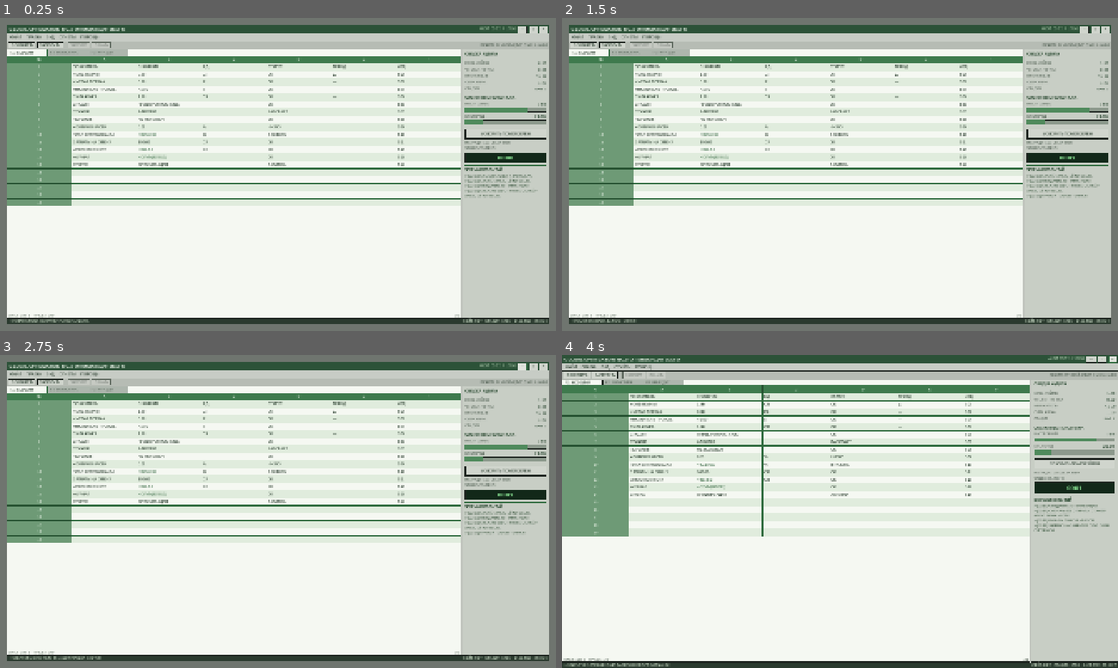
Above: before the commit, frames 1-4 (two rows, left to right).
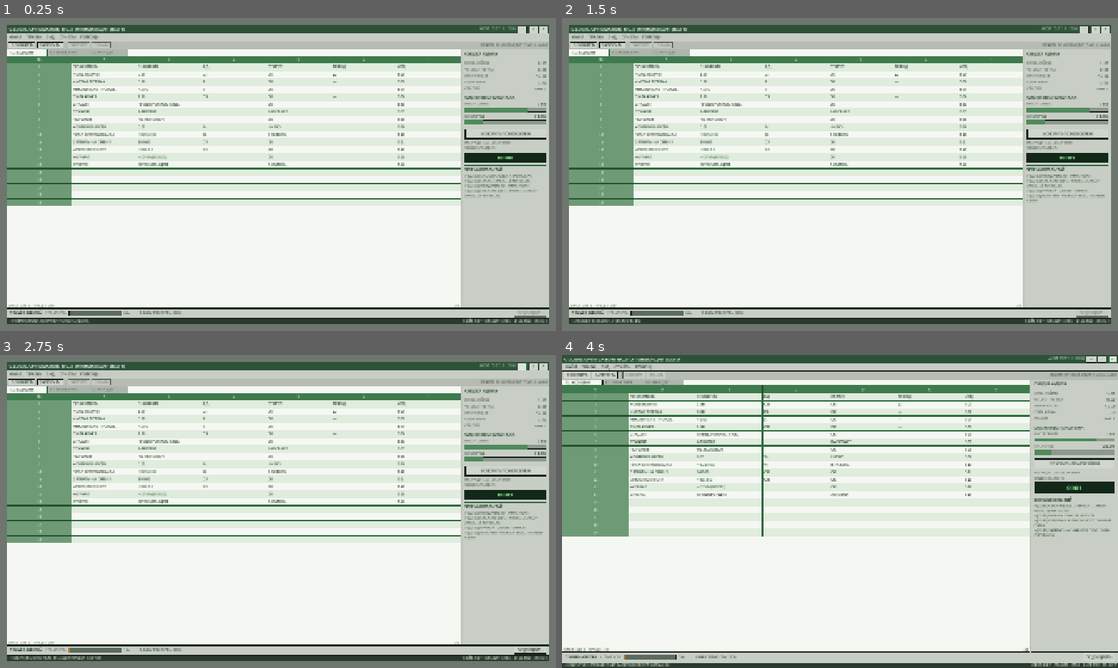
Above: after the commit, the same moments.

Repository: idlersgenii/Global-Optimization-Inc
Game: Godot game, scene res://scenes/MainDashboard.tscn
Same seed, same stepped clock (60 frames per second), same inputs: the game is played once before the commit and once after it.
Inputs (mouse positions are in pixels of both pictures, inside the frame that each line leads up to):
- Up to frame 1 (0.25 s): no input
- Up to frame 2 (1.5 s): click "УСКОРИТЬ ПОМОЛ ЗЁРЕН" at 0.5 s; click (1090, 312) at 1.25 s, where only the run after the commit has a clickable "ПОДБОДРИТЬ"
- Up to frame 3 (2.75 s): click "—" at 2 s
- Up to frame 4 (4 s): click "□" at 2.75 s; click "×" at 3.5 s

The runs differ from the first frame. In frame 1, 2.9% of the frame differs, in the area x 1-99%, y 91-96%; in frame 2, 3.2%; in frame 3, 3.2%; in frame 4, 3.8%, in the area x 0-100%, y 47-99%.

Commit message:
feat: add intern fatigue meter and cheer mechanic

Diff:
--- a/assets/themes/spreadsheet_theme.tres
+++ b/assets/themes/spreadsheet_theme.tres
@@ -253,6 +253,33 @@
 border_width_right = 1
 border_width_bottom = 1
 border_color = Color(0.114, 0.141, 0.122, 1)
+
+[sub_resource type="StyleBoxFlat" id="StyleBoxFlat_fatigue_panel"]
+content_margin_left = 10.0
+content_margin_top = 4.0
+content_margin_right = 10.0
+content_margin_bottom = 4.0
+bg_color = Color(0.784, 0.808, 0.773, 1)
+border_width_top = 1
+border_color = Color(0.114, 0.141, 0.122, 1)
+
+[sub_resource type="StyleBoxFlat" id="StyleBoxFlat_fatigue_bg"]
+content_margin_left = 1.0
+content_margin_top = 1.0
+content_margin_right = 1.0
+content_margin_bottom = 1.0
+bg_color = Color(0.361, 0.42, 0.373, 1)
+border_width_left = 1
+border_width_top = 1
+border_width_right = 1
+border_width_bottom = 1
+border_color = Color(0.114, 0.141, 0.122, 1)
+
+[sub_resource type="StyleBoxFlat" id="StyleBoxFlat_fatigue_fill"]
+bg_color = Color(0.722, 0.478, 0.161, 1)
+
+[sub_resource type="StyleBoxFlat" id="StyleBoxFlat_fatigue_fill_critical"]
+bg_color = Color(0.659, 0.161, 0.098, 1)
 
 [resource]
 default_font = ExtResource("1_font")
@@ -280,6 +307,21 @@
 CounterLabel/fonts/font = ExtResource("2_font_bold")
 CounterPanel/base_type = &"PanelContainer"
 CounterPanel/styles/panel = SubResource("StyleBoxFlat_counter")
+FatigueBar/base_type = &"ProgressBar"
+FatigueBar/styles/background = SubResource("StyleBoxFlat_fatigue_bg")
+FatigueBar/styles/fill = SubResource("StyleBoxFlat_fatigue_fill")
+FatigueBarCritical/base_type = &"ProgressBar"
+FatigueBarCritical/styles/background = SubResource("StyleBoxFlat_fatigue_bg")
+FatigueBarCritical/styles/fill = SubResource("StyleBoxFlat_fatigue_fill_critical")
+FatigueCaption/base_type = &"Label"
+FatigueCaption/colors/font_color = Color(0.08, 0.18, 0.1, 1)
+FatigueCaption/font_sizes/font_size = 12
+FatigueCaption/fonts/font = ExtResource("2_font_bold")
+FatigueLabel/base_type = &"Label"
+FatigueLabel/colors/font_color = Color(0.09, 0.2, 0.11, 1)
+FatigueLabel/font_sizes/font_size = 12
+FatiguePanel/base_type = &"PanelContainer"
+FatiguePanel/styles/panel = SubResource("StyleBoxFlat_fatigue_panel")
 FormulaLabel/base_type = &"Label"
 FormulaLabel/colors/font_color = Color(0.15, 0.36, 0.2, 1)
 FormulaLabel/font_sizes/font_size = 13
@@ -361,6 +403,10 @@
 ValueLabel/base_type = &"Label"
 ValueLabel/colors/font_color = Color(0.06, 0.18, 0.09, 1)
 ValueLabel/font_sizes/font_size = 14
+WarningLabel/base_type = &"Label"
+WarningLabel/colors/font_color = Color(0.62, 0.12, 0.07, 1)
+WarningLabel/font_sizes/font_size = 12
+WarningLabel/fonts/font = ExtResource("2_font_bold")
 WindowButton/base_type = &"Button"
 WindowButton/font_sizes/font_size = 12
 WindowPanel/base_type = &"PanelContainer"
--- a/autoload/game_state.gd
+++ b/autoload/game_state.gd
@@ -12,6 +12,11 @@
 const SAVE_VERSION: int = 1
 const DEFAULT_SAVE_SLOT: StringName = &"default"
 
+const FATIGUE_MAX: float = 100.0
+const FATIGUE_PER_TICK: float = 1.0
+const CHEER_RECOVERY: float = 35.0
+const EXHAUSTED_EFFICIENCY: float = 0.5
+
 ## Fiat credits, called "coffee coins" in the game.
 var coffee_coins: float = 0.0
 ## Cups brewed by manual clicks, shown on the dashboard counter.
@@ -25,6 +30,10 @@
 
 ## One of the values in SignalBus.GameScale.
 var current_stage: int = SignalBus.GameScale.CAFE
+
+## Intern Alexey: fatigue fills over time; at 100 % his efficiency halves.
+var intern_fatigue: float = 0.0
+var intern_efficiency: float = 1.0
 
 # --- Coffee coins ----------------------------------------------------------
 
@@ -67,7 +76,7 @@
 ## increments the cup counter and broadcasts the result through SignalBus.
 ## Returns the reward so the UI can show floating feedback.
 func grind_coffee() -> float:
-	var reward := maxf(click_multiplier, 0.0)
+	var reward := maxf(click_multiplier * intern_efficiency, 0.0)
 	if reward <= 0.0:
 		return 0.0
 
@@ -78,6 +87,38 @@
 	SignalBus.coffee_cups_changed.emit(coffee_cups)
 	_emit_coffee_changed()
 	return reward
+
+# --- Intern fatigue --------------------------------------------------------
+
+## Advances Alexey's fatigue. Crossing 100 % halves his efficiency and fires
+## a one-shot exhaustion event for UI feedback.
+func add_fatigue(amount: float) -> void:
+	if amount <= 0.0:
+		return
+
+	var was_exhausted := intern_efficiency < 1.0
+	intern_fatigue = clampf(intern_fatigue + amount, 0.0, FATIGUE_MAX)
+	SignalBus.fatigue_changed.emit(intern_fatigue)
+
+	if intern_fatigue >= FATIGUE_MAX and not was_exhausted:
+		intern_efficiency = EXHAUSTED_EFFICIENCY
+		SignalBus.intern_efficiency_changed.emit(intern_efficiency)
+		SignalBus.intern_exhausted.emit()
+
+
+## Manual intervention: "Подбодрить" recovers fatigue and restores efficiency.
+func cheer_up_intern() -> void:
+	var previous_fatigue := intern_fatigue
+	intern_fatigue = maxf(intern_fatigue - CHEER_RECOVERY, 0.0)
+	var recovery := previous_fatigue - intern_fatigue
+	if recovery <= 0.0:
+		return
+
+	SignalBus.fatigue_changed.emit(intern_fatigue)
+	if intern_efficiency < 1.0:
+		intern_efficiency = 1.0
+		SignalBus.intern_efficiency_changed.emit(intern_efficiency)
+	SignalBus.intern_cheered.emit(recovery)
 
 # --- Pure logic points -----------------------------------------------------
 
@@ -236,6 +277,8 @@
 		"metaverse_shares": metaverse_shares,
 		"production_multiplier": production_multiplier,
 		"click_multiplier": click_multiplier,
+		"intern_fatigue": intern_fatigue,
+		"intern_efficiency": intern_efficiency,
 		"current_stage": current_stage,
 	}
 
@@ -254,6 +297,8 @@
 	metaverse_shares = maxf(float(data.get("metaverse_shares", 0.0)), 0.0)
 	production_multiplier = maxf(float(data.get("production_multiplier", 1.0)), 0.0)
 	click_multiplier = maxf(float(data.get("click_multiplier", 1.0)), 0.0)
+	intern_fatigue = clampf(float(data.get("intern_fatigue", 0.0)), 0.0, FATIGUE_MAX)
+	intern_efficiency = EXHAUSTED_EFFICIENCY if intern_fatigue >= FATIGUE_MAX else 1.0
 	current_stage = clampi(
 		int(data.get("current_stage", SignalBus.GameScale.CAFE)),
 		SignalBus.GameScale.CAFE,
@@ -271,6 +316,8 @@
 	metaverse_shares = 0.0
 	production_multiplier = 1.0
 	click_multiplier = 1.0
+	intern_fatigue = 0.0
+	intern_efficiency = 1.0
 	current_stage = SignalBus.GameScale.CAFE
 
 	_emit_all_changes()
@@ -284,4 +331,6 @@
 	_emit_metaverse_shares_changed()
 	SignalBus.production_multiplier_changed.emit(production_multiplier)
 	SignalBus.click_multiplier_changed.emit(click_multiplier)
+	SignalBus.fatigue_changed.emit(intern_fatigue)
+	SignalBus.intern_efficiency_changed.emit(intern_efficiency)
 	SignalBus.scale_changed.emit(current_stage)
--- a/autoload/signal_bus.gd
+++ b/autoload/signal_bus.gd
@@ -41,6 +41,10 @@
 signal click_power_changed(new_power: float)
 signal production_multiplier_changed(new_multiplier: float)
 signal click_multiplier_changed(new_multiplier: float)
+signal fatigue_changed(new_value: float)
+signal intern_efficiency_changed(new_efficiency: float)
+signal intern_exhausted()
+signal intern_cheered(recovery: float)
 signal employee_hired(employee_id: StringName)
 signal employee_fired(employee_id: StringName)
 signal employee_state_changed(employee_id: StringName, state: StringName)
--- /dev/null
+++ b/scenes/FatigueComponent.tscn
@@ -0,0 +1,77 @@
+[gd_scene load_steps=3 format=3]
+
+[ext_resource type="Script" path="res://scripts/fatigue_component.gd" id="1_script"]
+[ext_resource type="Texture2D" path="res://assets/icons/fatigue_warning.png" id="2_warning"]
+
+[node name="FatigueComponent" type="PanelContainer"]
+theme_type_variation = &"FatiguePanel"
+script = ExtResource("1_script")
+
+[node name="Layout" type="HBoxContainer" parent="."]
+layout_mode = 2
+theme_override_constants/separation = 10
+
+[node name="InternCaption" type="Label" parent="Layout"]
+layout_mode = 2
+theme_type_variation = &"FatigueCaption"
+text = "СТАЖЁР АЛЕКСЕЙ"
+
+[node name="FatigueCaption" type="Label" parent="Layout"]
+layout_mode = 2
+theme_type_variation = &"MutedLabel"
+text = "УСТАЛОСТЬ"
+
+[node name="FatigueBar" type="ProgressBar" parent="Layout"]
+unique_name_in_owner = true
+custom_minimum_size = Vector2(180, 16)
+layout_mode = 2
+size_flags_vertical = 4
+max_value = 100.0
+show_percentage = false
+theme_type_variation = &"FatigueBar"
+
+[node name="FatiguePercent" type="Label" parent="Layout"]
+unique_name_in_owner = true
+custom_minimum_size = Vector2(44, 0)
+layout_mode = 2
+theme_type_variation = &"FatigueLabel"
+text = "0%"
+
+[node name="EfficiencyLabel" type="Label" parent="Layout"]
+unique_name_in_owner = true
+layout_mode = 2
+theme_type_variation = &"FatigueLabel"
+text = "ЭФФЕКТИВНОСТЬ: 100%"
+
+[node name="Spacer" type="Control" parent="Layout"]
+layout_mode = 2
+size_flags_horizontal = 3
+
+[node name="WarningIcon" type="TextureRect" parent="Layout"]
+unique_name_in_owner = true
+visible = false
+custom_minimum_size = Vector2(22, 22)
+layout_mode = 2
+texture = ExtResource("2_warning")
+expand_mode = 1
+stretch_mode = 5
+
+[node name="WarningLabel" type="Label" parent="Layout"]
+unique_name_in_owner = true
+visible = false
+layout_mode = 2
+theme_type_variation = &"WarningLabel"
+text = "ПЕРЕУТОМЛЕНИЕ"
+
+[node name="CheerButton" type="Button" parent="Layout"]
+unique_name_in_owner = true
+custom_minimum_size = Vector2(0, 26)
+layout_mode = 2
+focus_mode = 0
+tooltip_text = "Снизить усталость Алексея на 35%"
+text = "ПОДБОДРИТЬ"
+
+[node name="FatigueTimer" type="Timer" parent="."]
+unique_name_in_owner = true
+wait_time = 1.0
+autostart = true
--- a/scenes/MainDashboard.tscn
+++ b/scenes/MainDashboard.tscn
@@ -2,6 +2,7 @@
 
 [ext_resource type="Script" uid="uid://cwohs1f05l3w2" path="res://scripts/main_dashboard.gd" id="1_script"]
 [ext_resource type="Theme" path="res://assets/themes/spreadsheet_theme.tres" id="2_theme"]
+[ext_resource type="PackedScene" path="res://scenes/FatigueComponent.tscn" id="3_fatigue"]
 
 [node name="MainDashboard" type="Control" unique_id=1658704504]
 layout_mode = 3
@@ -477,6 +478,9 @@
 text = "> ОЖИДАНИЕ СОБЫТИЙ..."
 autowrap_mode = 3
 
+[node name="FatigueComponent" parent="WindowMargin/WindowFrame/WindowLayout" instance=ExtResource("3_fatigue")]
+layout_mode = 2
+
 [node name="StatusBar" type="PanelContainer" parent="WindowMargin/WindowFrame/WindowLayout" unique_id=263621505]
 layout_mode = 2
 theme_type_variation = &"StatusPanel"
--- /dev/null
+++ b/scripts/fatigue_component.gd
@@ -0,0 +1,96 @@
+extends PanelContainer
+## Fatigue / productivity meter for intern Alexey.
+##
+## The component owns only presentation and the one-second Timer. Fatigue
+## mutations live in GameState and come back through SignalBus, so the UI
+## never polls game state directly.
+
+@onready var _fatigue_bar: ProgressBar = %FatigueBar
+@onready var _fatigue_percent: Label = %FatiguePercent
+@onready var _efficiency_label: Label = %EfficiencyLabel
+@onready var _warning_icon: TextureRect = %WarningIcon
+@onready var _warning_label: Label = %WarningLabel
+@onready var _cheer_button: Button = %CheerButton
+@onready var _fatigue_timer: Timer = %FatigueTimer
+
+var _warning_tween: Tween
+
+
+func _ready() -> void:
+	SignalBus.fatigue_changed.connect(_on_fatigue_changed)
+	SignalBus.intern_efficiency_changed.connect(_on_efficiency_changed)
+	SignalBus.intern_exhausted.connect(_on_intern_exhausted)
+	SignalBus.game_loaded.connect(_on_game_loaded)
+	SignalBus.game_reset.connect(_on_game_reset)
+	_cheer_button.pressed.connect(_on_cheer_pressed)
+	_fatigue_timer.timeout.connect(_on_fatigue_timer_timeout)
+	_refresh_from_state()
+
+
+func _on_fatigue_timer_timeout() -> void:
+	GameState.add_fatigue(GameState.FATIGUE_PER_TICK)
+
+
+func _on_cheer_pressed() -> void:
+	GameState.cheer_up_intern()
+
+
+func _on_fatigue_changed(new_value: float) -> void:
+	_fatigue_bar.value = new_value
+	_fatigue_percent.text = "%d%%" % int(roundf(new_value))
+	_apply_warning_state(new_value)
+
+
+func _on_efficiency_changed(new_efficiency: float) -> void:
+	_efficiency_label.text = "ЭФФЕКТИВНОСТЬ: %d%%" % int(roundf(new_efficiency * 100.0))
+
+
+func _on_intern_exhausted() -> void:
+	_start_warning_blink()
+
+
+func _on_game_loaded(_slot: StringName) -> void:
+	_refresh_from_state()
+
+
+func _on_game_reset() -> void:
+	_refresh_from_state()
+
+
+func _refresh_from_state() -> void:
+	_fatigue_bar.value = GameState.intern_fatigue
+	_fatigue_percent.text = "%d%%" % int(roundf(GameState.intern_fatigue))
+	_efficiency_label.text = "ЭФФЕКТИВНОСТЬ: %d%%" % int(
+		roundf(GameState.intern_efficiency * 100.0)
+	)
+	_apply_warning_state(GameState.intern_fatigue)
+
+
+func _apply_warning_state(fatigue: float) -> void:
+	var exhausted := fatigue >= GameState.FATIGUE_MAX
+	_warning_icon.visible = exhausted
+	_warning_label.visible = exhausted
+	_fatigue_bar.theme_type_variation = &"FatigueBarCritical" if exhausted else &"FatigueBar"
+	_cheer_button.disabled = fatigue <= 0.0
+
+	if exhausted:
+		_start_warning_blink()
+	else:
+		_stop_warning_blink()
+
+
+func _start_warning_blink() -> void:
+	if _warning_tween != null and _warning_tween.is_valid():
+		return
+
+	_warning_icon.modulate.a = 1.0
+	_warning_tween = create_tween().set_loops()
+	_warning_tween.tween_property(_warning_icon, "modulate:a", 0.35, 0.45)
+	_warning_tween.tween_property(_warning_icon, "modulate:a", 1.0, 0.45)
+
+
+func _stop_warning_blink() -> void:
+	if _warning_tween != null and _warning_tween.is_valid():
+		_warning_tween.kill()
+	_warning_tween = null
+	_warning_icon.modulate.a = 1.0
--- a/scripts/main_dashboard.gd
+++ b/scripts/main_dashboard.gd
@@ -100,6 +100,9 @@
 	SignalBus.pure_logic_changed.connect(_on_balance_changed)
 	SignalBus.production_multiplier_changed.connect(_on_multiplier_changed)
 	SignalBus.click_multiplier_changed.connect(_on_multiplier_changed)
+	SignalBus.intern_efficiency_changed.connect(_on_multiplier_changed)
+	SignalBus.intern_exhausted.connect(_on_intern_exhausted)
+	SignalBus.intern_cheered.connect(_on_intern_cheered)
 	SignalBus.scale_changed.connect(_on_stage_changed)
 	SignalBus.game_saved.connect(_on_game_saved)
 	SignalBus.game_loaded.connect(_on_game_loaded)
@@ -260,11 +263,12 @@
 	_coffee_value.text = _format_number(GameState.coffee_coins)
 	_logic_value.text = _format_number(GameState.pure_logic_points)
 	_multiplier_value.text = "×%.2f" % GameState.production_multiplier
-	_click_value.text = _format_number(GameState.click_multiplier)
 	_stage_value.text = _stage_short_name(GameState.current_stage)
 
-	_grind_hint.text = "НАГРАДА: %s CR ЗА КЛИК" % _format_number(GameState.click_multiplier)
-	_grind_button.tooltip_text = "Ручной клик: +%s CR" % _format_number(GameState.click_multiplier)
+	var click_reward := GameState.click_multiplier * GameState.intern_efficiency
+	_click_value.text = _format_number(click_reward)
+	_grind_hint.text = "НАГРАДА: %s CR ЗА КЛИК" % _format_number(click_reward)
+	_grind_button.tooltip_text = "Ручной клик: +%s CR" % _format_number(click_reward)
 	_cups_value.text = _format_cups(GameState.coffee_cups)
 	_save_status.text = "СЕЙВ: %s" % ("ЕСТЬ" if GameState.has_save() else "НЕТ")
 	_stage_status.text = "СТАДИЯ: %s" % _stage_short_name(GameState.current_stage)
@@ -272,7 +276,7 @@
 	_update_cell(CELL_COFFEE, _format_number(GameState.coffee_coins))
 	_update_cell(CELL_LOGIC, _format_number(GameState.pure_logic_points))
 	_update_cell(CELL_MULTIPLIER, "×%.2f" % GameState.production_multiplier)
-	_update_cell(CELL_CLICK, _format_number(GameState.click_multiplier))
+	_update_cell(CELL_CLICK, _format_number(click_reward))
 	_update_cell(CELL_STAGE, _stage_name(GameState.current_stage))
 
 	_morale_bar.value = 78.0
@@ -291,6 +295,16 @@
 
 func _on_multiplier_changed(_new_multiplier: float) -> void:
 	_refresh_all()
+
+
+func _on_intern_exhausted() -> void:
+	_set_status("АЛЕКСЕЙ ПЕРЕУТОМЛЁН: ЭФФЕКТИВНОСТЬ 50%")
+	_push_ticker("УСТАЛОСТЬ 100%: АЛЕКСЕЙ РАБОТАЕТ ВПОЛСИЛЫ")
+
+
+func _on_intern_cheered(recovery: float) -> void:
+	_set_status("АЛЕКСЕЙ ВЗБОДРЁН. УСТАЛОСТЬ -%d%%" % int(roundf(recovery)))
+	_push_ticker("ПЕРЕРЫВ: АЛЕКСЕЙ ВОССТАНОВИЛ СИЛЫ")
 
 
 func _on_stage_changed(new_stage: int) -> void:
Binary file added: assets/icons/fatigue_warning.png
Not shown, added: assets/icons/fatigue_warning.png.import
Not shown, added: scripts/fatigue_component.gd.uid
